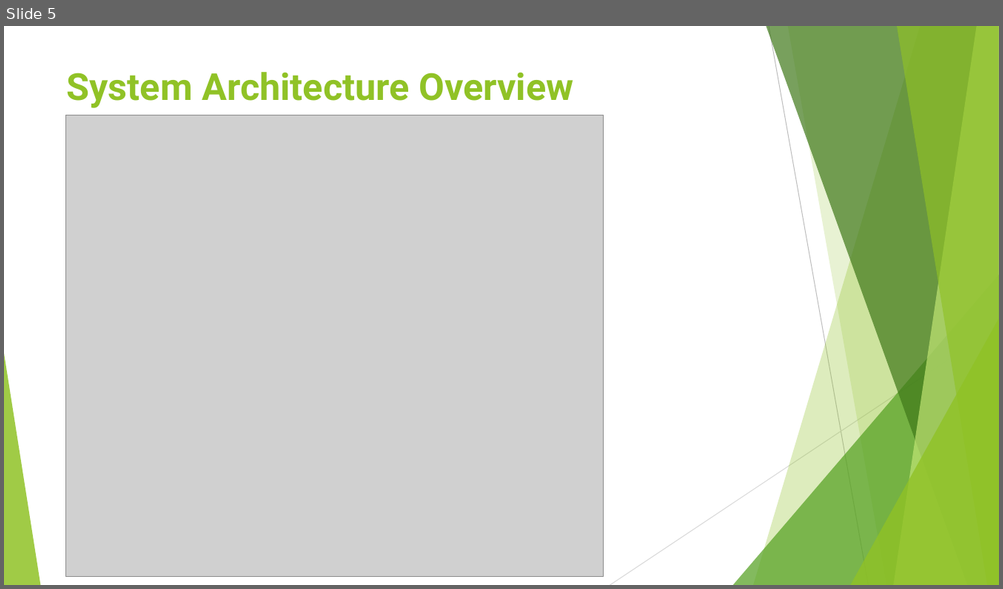
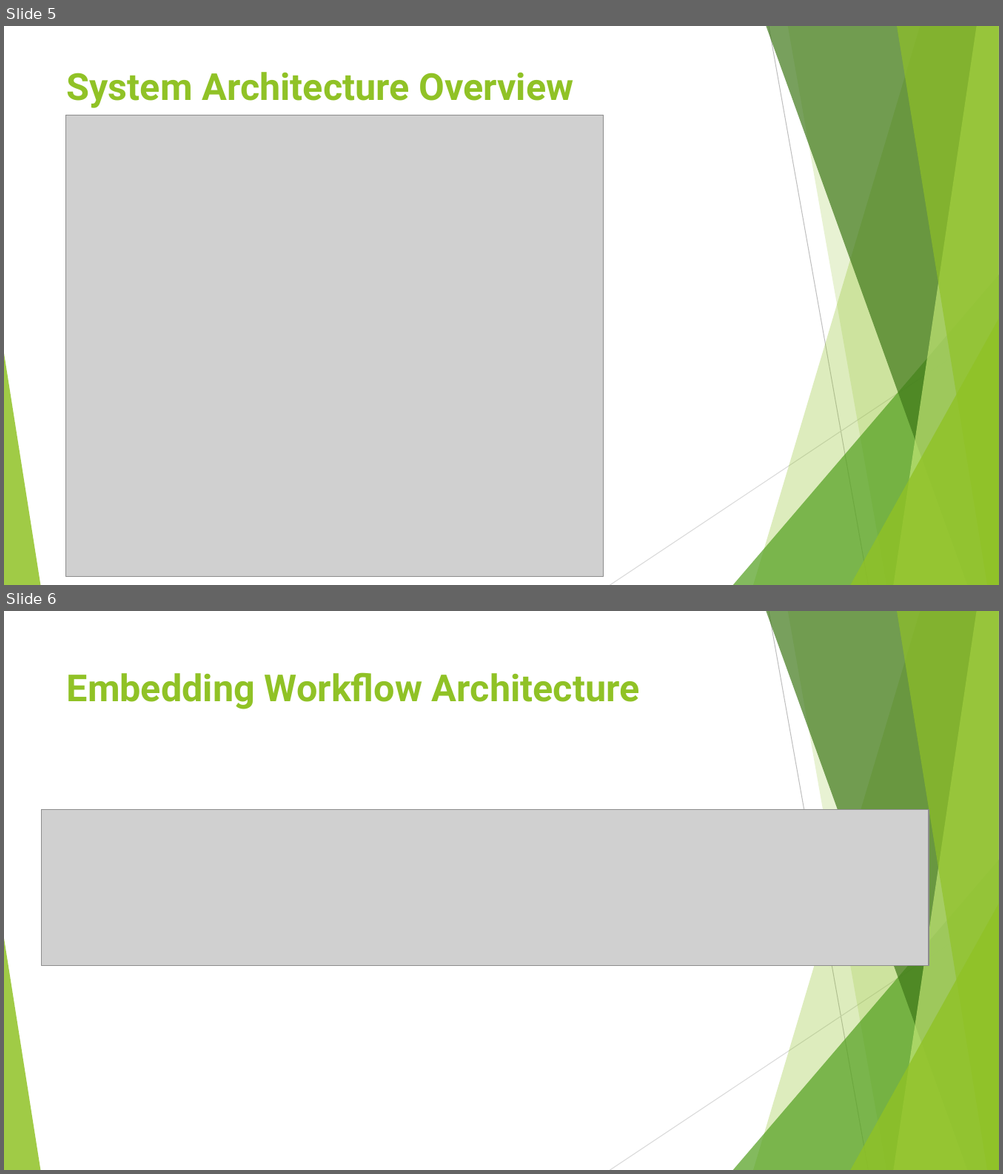
Before and after one commit to avvotinh/evlevate-dn-03, a slide deck: Workshop_final/Workshop_Final.pptx. Shown one above the other, each under a label of ours: slide 5 before the commit, slides 5 and 6 after it. The pictures are 1003x589 and 1003x1174 pixels, drawn with LibreOffice and Linux fonts; fonts in the diff are those of the drawing; grey boxes stand for pictures. Boxes give left, top, right and bottom in pixels: in the first picture for what was removed or moved away, otherwise in the second. Text is boxed around its words. In the diff, an @@ line names an element or a change of style, - is before the commit and + after.

Commit message:
update slide

```diff
--- a/Workshop_final/Workshop_Final.pptx
+++ b/Workshop_final/Workshop_Final.pptx
@@ slide 6 added at (4, 611, 999, 1170), background #FFFFFF; not listed: 10 template elements that a slide beside it also shows @@
@@ title added at (67, 672, 640, 709), 36 pt, text #90C226, bold @@
+Embedding Workflow Architecture
@@ picture added at (41, 809, 928, 966) @@
```
